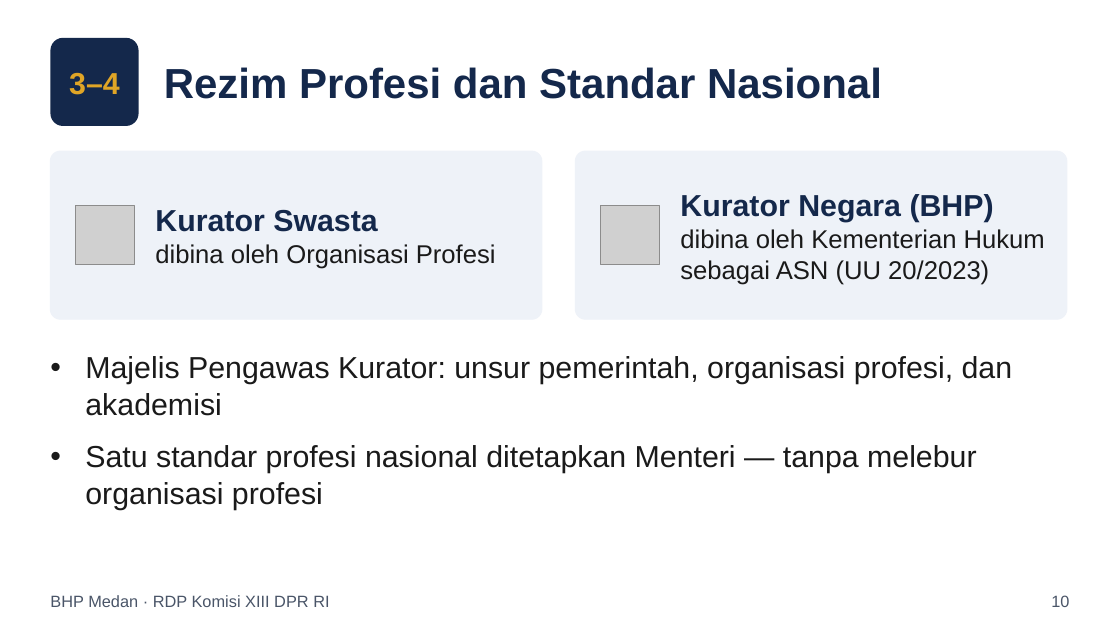
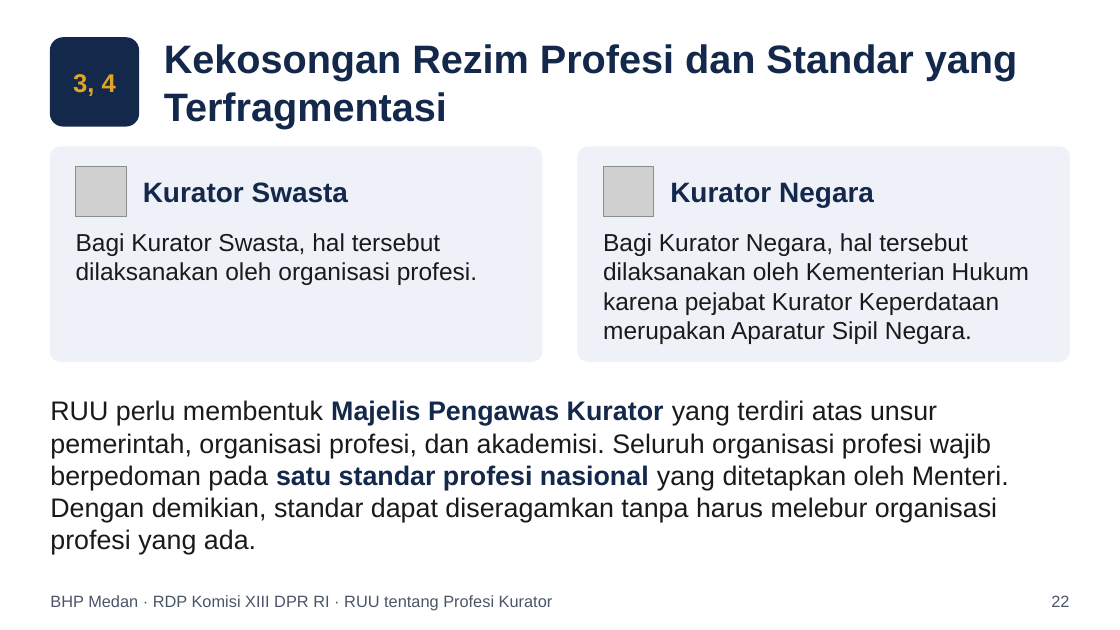
Before and after one commit to artheralawfirm-cloud/SAPAWALI, a slide deck: slide 22 of presentasi/Paparan_BHP_Medan_RUU_Profesi_Kurator.pptx (slide 10 before the commit). Drawn at 1120x630 pixels with LibreOffice and Linux fonts; fonts in the diff are those of the drawing; grey boxes stand for pictures. Boxes give left, top, right and bottom in pixels: in the first picture for what was removed or moved away, otherwise in the second. Text is boxed around its words. In the diff, an @@ line names an element or a change of style, - is before the commit and + after.

```diff
--- a/presentasi/Paparan_BHP_Medan_RUU_Profesi_Kurator.pptx
+++ b/presentasi/Paparan_BHP_Medan_RUU_Profesi_Kurator.pptx
@@ rounded rectangle at [50,38,139,126]: outline none to #14284B 1 pt @@
@@ text at [164,44,1017,129]: text changed; size 36 to 34 pt @@
-Rezim Profesi dan Standar Nasional
+Kekosongan Rezim Profesi dan Standar yang Terfragmentasi
@@ text at [73,74,116,96]: text changed; size 26 to 22 pt @@
-3–4
+3, 4
@@ rounded rectangle: place and size @@
-rounded rectangle at [50,151,542,319]
+rounded rectangle at [50,147,542,361]
@@ rounded rectangle at [50,147,542,361]: proportions changed @@
@@ rounded rectangle at [578,147,1070,361]: proportions changed @@
@@ rounded rectangle: place and size @@
-rounded rectangle at [576,151,1067,319]
+rounded rectangle at [578,147,1070,361]
@@ picture: place and size @@
-picture at [76,206,134,265]
+picture at [76,166,126,217]
@@ picture: place and size @@
-picture at [601,206,660,265]
+picture at [603,166,654,217]
@@ text added at [143,182,348,203], 24 pt, text #14284B, bold @@
+Kurator Swasta
@@ text added at [670,182,874,207], 24 pt, text #14284B, bold @@
+Kurator Negara
@@ text removed at [680,194,1045,285] @@
-Kurator Negara (BHP)
-dibina oleh Kementerian Hukum sebagai ASN (UU 20/2023)
@@ text at [76,233,477,285]: text changed; size 22 to 21 pt @@
-Kurator Swasta
-dibina oleh Organisasi Profesi
+Bagi Kurator Swasta, hal tersebut dilaksanakan oleh organisasi profesi.
@@ text "Bagi Kurator Swasta, hal tersebut ..." at [76,233,477,285]: vertical alignment middle to top @@
@@ text added at [603,233,1030,344], 21 pt, text #1A1A1A @@
+Bagi Kurator Negara, hal tersebut dilaksanakan oleh Kementerian Hukum karena pejabat Kurator Keperdataan merupakan Aparatur Sipil Negara.
@@ text "RUU perlu membentuk Majelis Pengawas ..." at [50,400,1009,554]: vertical alignment top to middle @@
@@ text at [50,400,1009,554]: text changed; size 26 to 23 pt @@
-• Majelis Pengawas Kurator: unsur pemerintah, organisasi profesi, dan akademisi
-• Satu standar profesi nasional ditetapkan Menteri — tanpa melebur organisasi profesi
+RUU perlu membentuk Majelis Pengawas Kurator yang terdiri atas unsur pemerintah, organisasi profesi, dan akademisi. Seluruh organisasi profesi wajib berpedoman pada satu standar profesi nasional yang ditetapkan oleh Menteri. Dengan demikian, standar dapat diseragamkan tanpa harus melebur organisasi profesi yang ada.
@@ text at [50,595,553,611]: text changed @@
-BHP Medan · RDP Komisi XIII DPR RI
+BHP Medan · RDP Komisi XIII DPR RI · RUU tentang Profesi Kurator
@@ text removed at [1051,595,1069,607] @@
-10
@@ text added at [1051,595,1069,607], 14 pt, text #4A5568 @@
+22
```
Also in this commit, not shown: 7 other slides changed, 40 slides added, 9 slides removed, 7 other files.
